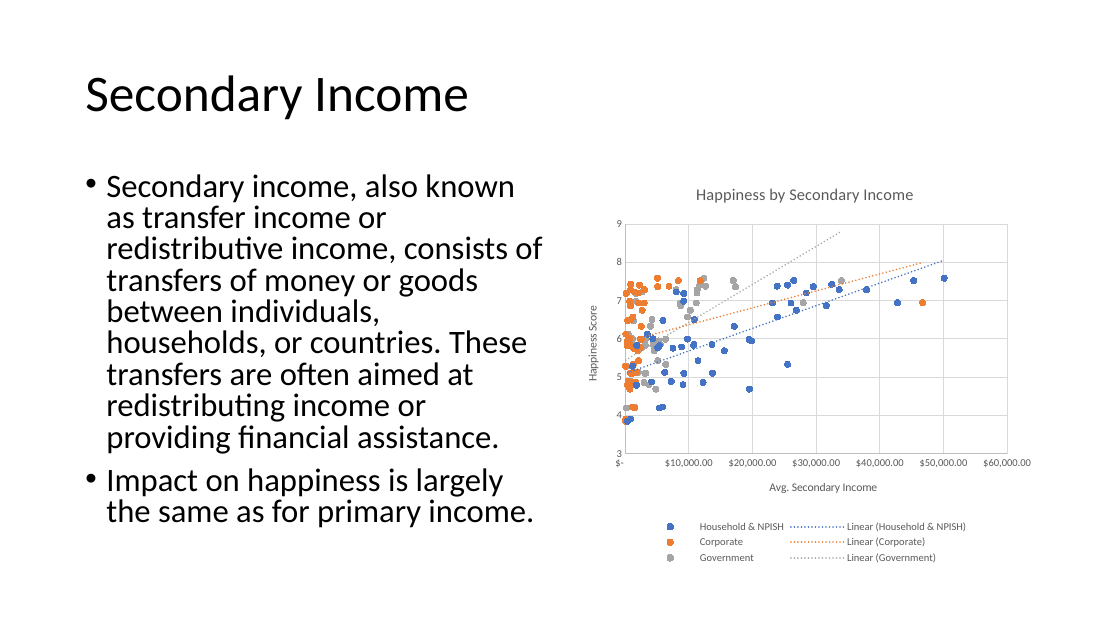
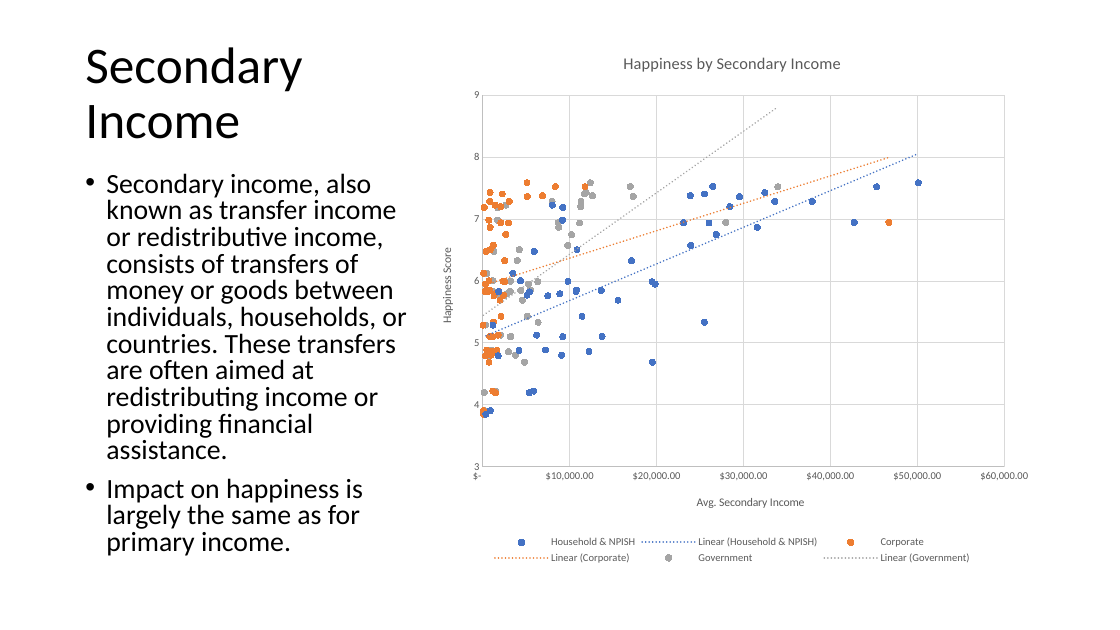
Before and after one commit to jordydickinson/world-inequality-and-happiness, a slide deck: slide 8 of presentation.pptx (slide 7 before the commit). Drawn at 1120x630 pixels with LibreOffice and Linux fonts; fonts in the diff are those of the drawing. Boxes give left, top, right and bottom in pixels: in the first picture for what was removed or moved away, otherwise in the second. Text is boxed around its words. In the diff, an @@ line names an element or a change of style, - is before the commit and + after.

```diff
--- a/presentation.pptx
+++ b/presentation.pptx
@@ title "Secondary Income" rewrapped from bbox=[85, 75, 469, 120] to bbox=[85, 47, 302, 139] @@
@@ scatter chart: place and size @@
-scatter chart at bbox=[567, 168, 1044, 568]
+scatter chart at bbox=[422, 34, 1044, 568]
@@ text "Secondary income, also known as ..." at bbox=[106, 173, 406, 556]: size 28 to 23.8 pt @@
```
Also in this commit, not shown: 7 other slides changed, 2 slides added.
